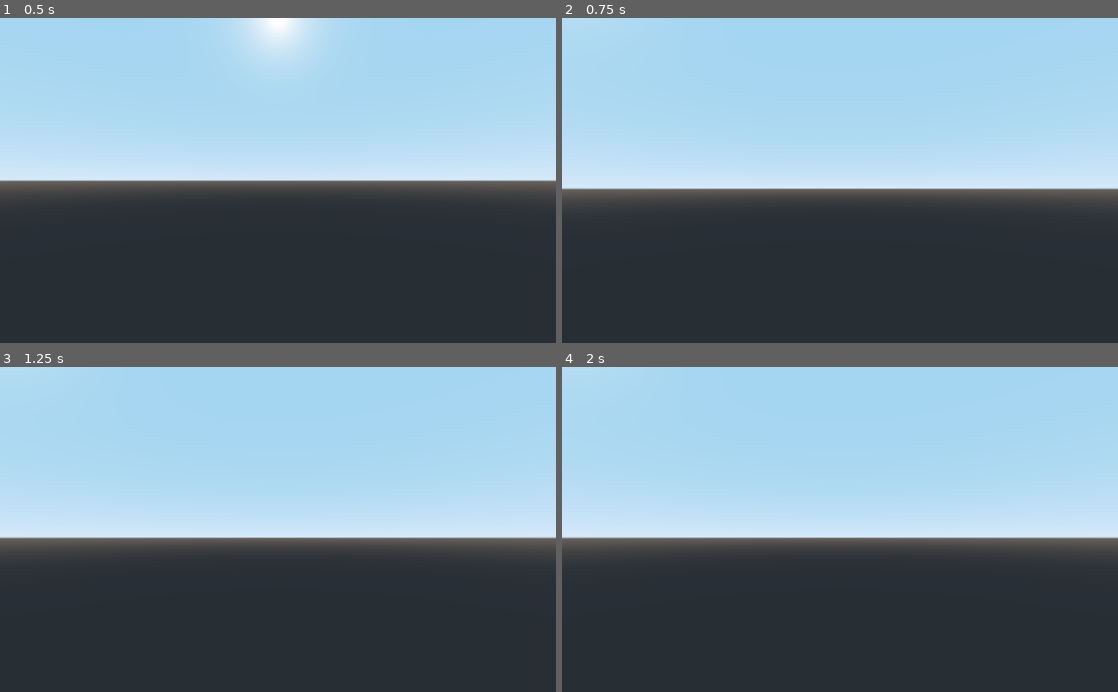
Above: before the commit, frames 1-4 (two rows, left to right).
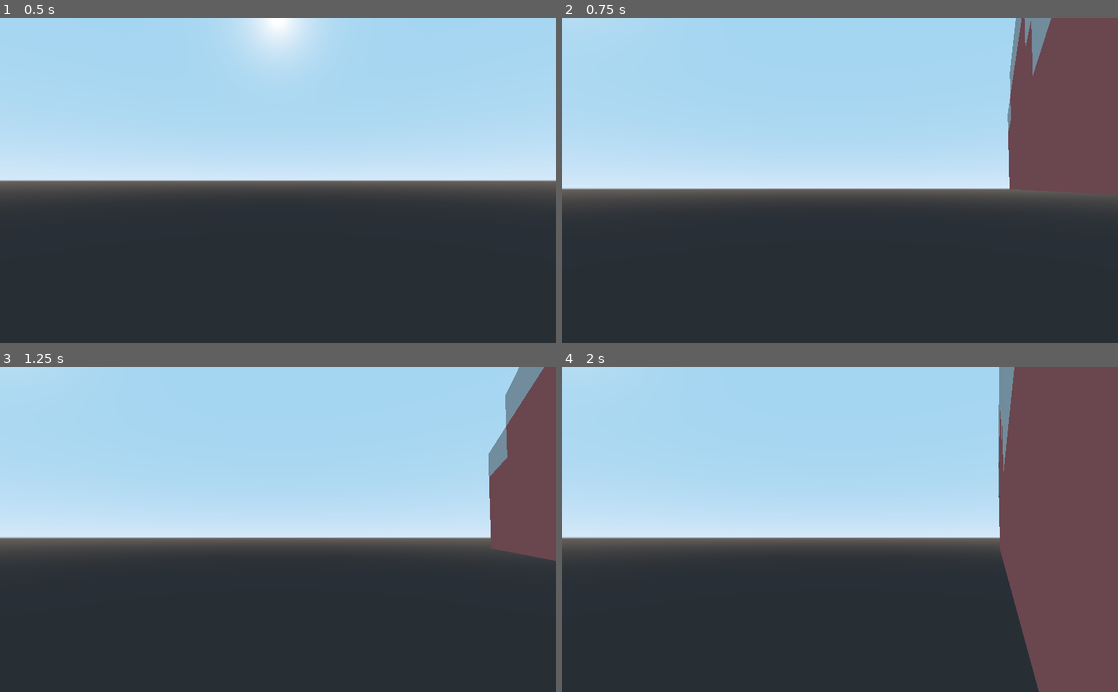
Above: after the commit, the same moments.

Repository: DrBopoH/Broombon
Game: Godot game, scene res://Source/Assets/Data/main.tscn
Same seed, same stepped clock (60 frames per second), same inputs: the game is played once before the commit and once after it.
Inputs (mouse positions are in pixels of both pictures, inside the frame that each line leads up to):
- Up to frame 1 (0.5 s): no input
- Up to frame 2 (0.75 s): tap Enter at 0.5 s; move the mouse to (867, 180) at 0.52 s; hold Up (ui_up) from 0.53 s (still down); tap Alt at 0.6 s
- Up to frame 3 (1.25 s): keep holding Up (ui_up); tap Space (ui_select) at 0.77 s
- Up to frame 4 (2 s): move the mouse to (728, 545) at 1.27 s; release Up (ui_up) at 1.28 s; hold Down (ui_down) from 1.28 s (still down); tap Alt at 1.35 s; tap Space (ui_select) at 1.52 s

Frame 1 is identical in both runs. In frame 2, 10% of the frame differs, in the area x 80-100%, y 0-53%; in frame 3, 5.9%; in frame 4, 19%, in the area x 78-100%, y 0-100%.

Commit message:
chunk generation

Diff:
--- a/project/Source/Main/CameraFreeMovement.gd
+++ b/project/Source/Main/CameraFreeMovement.gd
@@ -1,7 +1,7 @@
 extends KinematicBody
 class_name CameraFreeMovement
 
-export(float, 0.01, 100.0) var speed := 1.0
+export(int, 1, 10000) var speed := 300
 
 var camuscon: CameraMouseControl = CameraMouseControl.new()
 var direction: Vector3
@@ -24,4 +24,4 @@
 	velocity += Vector3.UP*direction.y
 	velocity.normalized()
 
-	move_and_slide(velocity*speed, Vector3.UP)
+	move_and_slide(velocity*speed*delta, Vector3.UP)
--- a/project/Source/Main/MeshGen.gd
+++ b/project/Source/Main/VoxelGenerator.gd
@@ -1,6 +1,5 @@
-class_name MeshGen, "res://Source/Assets/Textures/Blocks/stone.png"
+class_name VoxelGenerator, "res://Source/Assets/Textures/Blocks/stone.png"
 extends Reference
-
 
 static func create_textured_cube(size: Vector3, texture: Texture, pixelize: bool = false) -> ArrayMesh:
 	var st = SurfaceTool.new()
--- /dev/null
+++ b/project/Source/Main/chunk.gd
@@ -0,0 +1,143 @@
+class_name chunk
+extends StaticBody
+
+const CHUNK_SIZE = 16
+
+var data = {}
+
+var texture_atlas: Texture
+
+func _ready():
+	_generate_random_data()
+	_build_mesh()
+
+func _generate_random_data():
+	var noise = OpenSimplexNoise.new()
+	noise.seed = randi()
+	noise.period = 10
+
+	for x in range(CHUNK_SIZE):
+		for z in range(CHUNK_SIZE):
+			var height = int((noise.get_noise_2d(x, z) + 1.0) * 4.0)
+			for y in range(height + 1):
+				data[Vector3(x, y, z)] = 1 if y < height else 2
+
+func _build_mesh():
+	var st = SurfaceTool.new()
+	st.begin(Mesh.PRIMITIVE_TRIANGLES)
+
+	# Материал (можно загрузить свой)
+	var mat = SpatialMaterial.new()
+	# mat.albedo_texture = texture_atlas # Если есть атлас
+	mat.vertex_color_use_as_albedo = true # Будем красить вершины разным цветом для теста
+	st.set_material(mat)
+
+	# Проходим по всем возможным позициям в чанке
+	for x in range(CHUNK_SIZE):
+		for y in range(CHUNK_SIZE):
+			for z in range(CHUNK_SIZE):
+				var pos = Vector3(x, y, z)
+
+				# Если тут пусто (0 или нет в словаре) - пропускаем
+				if not data.has(pos) or data[pos] == 0:
+					continue
+
+				var block_id = data[pos]
+
+				# === МАГИЯ ОТСЕЧЕНИЯ ===
+				# Проверяем 6 соседей. Рисуем грань, только если соседа НЕТ.
+
+				# Верх (Y+)
+				if _is_transparent(x, y + 1, z):
+					_add_face(st, pos, Vector3.UP, block_id)
+				# Низ (Y-)
+				if _is_transparent(x, y - 1, z):
+					_add_face(st, pos, Vector3.DOWN, block_id)
+				# Лево (X-)
+				if _is_transparent(x - 1, y, z):
+					_add_face(st, pos, Vector3.LEFT, block_id)
+				# Право (X+)
+				if _is_transparent(x + 1, y, z):
+					_add_face(st, pos, Vector3.RIGHT, block_id)
+				# Перед (Z+)
+				if _is_transparent(x, y, z + 1):
+					_add_face(st, pos, Vector3.FORWARD, block_id)
+				# Зад (Z-)
+				if _is_transparent(x, y, z - 1):
+					_add_face(st, pos, Vector3.BACK, block_id)
+
+	# Генерируем нормали и создаем меш
+	st.generate_normals()
+	var mesh = st.commit()
+
+	# Создаем MeshInstance внутри этого StaticBody
+	var mesh_inst = MeshInstance.new()
+	mesh_inst.mesh = mesh
+	add_child(mesh_inst)
+
+	# === ГЕНЕРАЦИЯ КОЛЛИЗИИ ===
+	# Самый простой способ для вокселей - создать trimesh shape из готового меша
+	var shape = mesh.create_trimesh_shape()
+	var collision_owner = CollisionShape.new()
+	collision_owner.shape = shape
+	add_child(collision_owner)
+
+# Проверка: является ли блок прозрачным/воздухом?
+func _is_transparent(x, y, z) -> bool:
+	var neighbor_pos = Vector3(x, y, z)
+
+	# Если координаты выходят за пределы чанка - считаем, что там воздух (пока что)
+	if x < 0 or x >= CHUNK_SIZE or y < 0 or y >= CHUNK_SIZE or z < 0 or z >= CHUNK_SIZE:
+		return true
+
+	# Если в данных нет записи или там 0 - значит прозрачно
+	if not data.has(neighbor_pos) or data[neighbor_pos] == 0:
+		return true
+
+	return false # Там твердый блок
+
+# Функция добавления квадрата (упрощенная версия из прошлых ответов)
+func _add_face(st: SurfaceTool, pos: Vector3, dir: Vector3, id: int):
+	# Определяем цвет
+	var color = Color.brown if id == 1 else Color.gray
+	st.add_color(color)
+
+	# Получаем смещения вершин для конкретной стороны света
+	# Порядок вершин СТРОГО: Низ-Лево -> Низ-Право -> Верх-Право -> Верх-Лево
+	# (Относительно взгляда на эту грань снаружи)
+	var verts = []
+
+	# Используем match для выбора стороны. Это быстрее и надежнее математики.
+	match dir:
+		Vector3.FORWARD: # Z+ (Перед)
+			verts = [Vector3(0, 0, 1), Vector3(1, 0, 1), Vector3(1, 1, 1), Vector3(0, 1, 1)]
+		Vector3.BACK:    # Z- (Зад) - порядок X инвертирован, чтобы сохранить "лицо"
+			verts = [Vector3(1, 0, 0), Vector3(0, 0, 0), Vector3(0, 1, 0), Vector3(1, 1, 0)]
+		Vector3.RIGHT:   # X+ (Право)
+			verts = [Vector3(1, 0, 1), Vector3(1, 0, 0), Vector3(1, 1, 0), Vector3(1, 1, 1)]
+		Vector3.LEFT:    # X- (Лево)
+			verts = [Vector3(0, 0, 0), Vector3(0, 0, 1), Vector3(0, 1, 1), Vector3(0, 1, 0)]
+		Vector3.UP:      # Y+ (Верх)
+			verts = [Vector3(0, 1, 1), Vector3(1, 1, 1), Vector3(1, 1, 0), Vector3(0, 1, 0)]
+		Vector3.DOWN:    # Y- (Низ)
+			verts = [Vector3(0, 0, 0), Vector3(1, 0, 0), Vector3(1, 0, 1), Vector3(0, 0, 1)]
+
+	# Добавляем позицию блока к смещениям
+	var p1 = pos + verts[0] # Низ-Лево
+	var p2 = pos + verts[1] # Низ-Право
+	var p3 = pos + verts[2] # Верх-Право
+	var p4 = pos + verts[3] # Верх-Лево
+
+	# Явно указываем нормаль (SurfaceTool иногда ошибается при генерации)
+	st.add_normal(dir)
+
+	# Строим два треугольника (порядок: Против Часовой Стрелки)
+	# 1-й треугольник
+	st.add_vertex(p1)
+	st.add_vertex(p3)
+	st.add_vertex(p2)
+
+	# 2-й треугольник
+	st.add_vertex(p1)
+	st.add_vertex(p4)
+	st.add_vertex(p3)
--- a/project/Source/Main/world.gd
+++ b/project/Source/Main/world.gd
@@ -3,15 +3,20 @@
 
 var entity: CameraFreeMovement
 
-var block: MeshInstance
+#var block: MeshInstance
+var chunks: chunk
 
-var texture: Texture = load("res://Source/Assets/Textures/Blocks/stone.png")
+#var texture: Texture = load("res://Source/Assets/Textures/Blocks/stone.png")
 
 func _ready():
-	block = MeshInstance.new()
-	block.mesh = MeshGen.create_textured_cube(Vector3(1, 1, 1), texture, true)
+	#block = MeshInstance.new()
+	#block.mesh = VoxelGenerator.create_textured_cube(Vector3(1, 1, 1), texture, true)
 
-	add_child(block)
+	#add_child(block)
+
+	chunks = chunk.new()
+
+	add_child(chunks)
 
 	entity = CameraFreeMovement.new()
 	entity.camuscon.camera.current = true
--- a/project/project.godot
+++ b/project/project.godot
@@ -20,9 +20,14 @@
 "path": "res://Source/Main/CameraMouseControl.gd"
 }, {
 "base": "Reference",
-"class": "MeshGen",
+"class": "VoxelGenerator",
 "language": "GDScript",
-"path": "res://Source/Main/MeshGen.gd"
+"path": "res://Source/Main/VoxelGenerator.gd"
+}, {
+"base": "StaticBody",
+"class": "chunk",
+"language": "GDScript",
+"path": "res://Source/Main/chunk.gd"
 }, {
 "base": "Spatial",
 "class": "world",
@@ -32,7 +37,8 @@
 _global_script_class_icons={
 "CameraFreeMovement": "",
 "CameraMouseControl": "",
-"MeshGen": "res://Source/Assets/Textures/Blocks/stone.png",
+"VoxelGenerator": "res://Source/Assets/Textures/Blocks/stone.png",
+"chunk": "",
 "world": ""
 }
 
